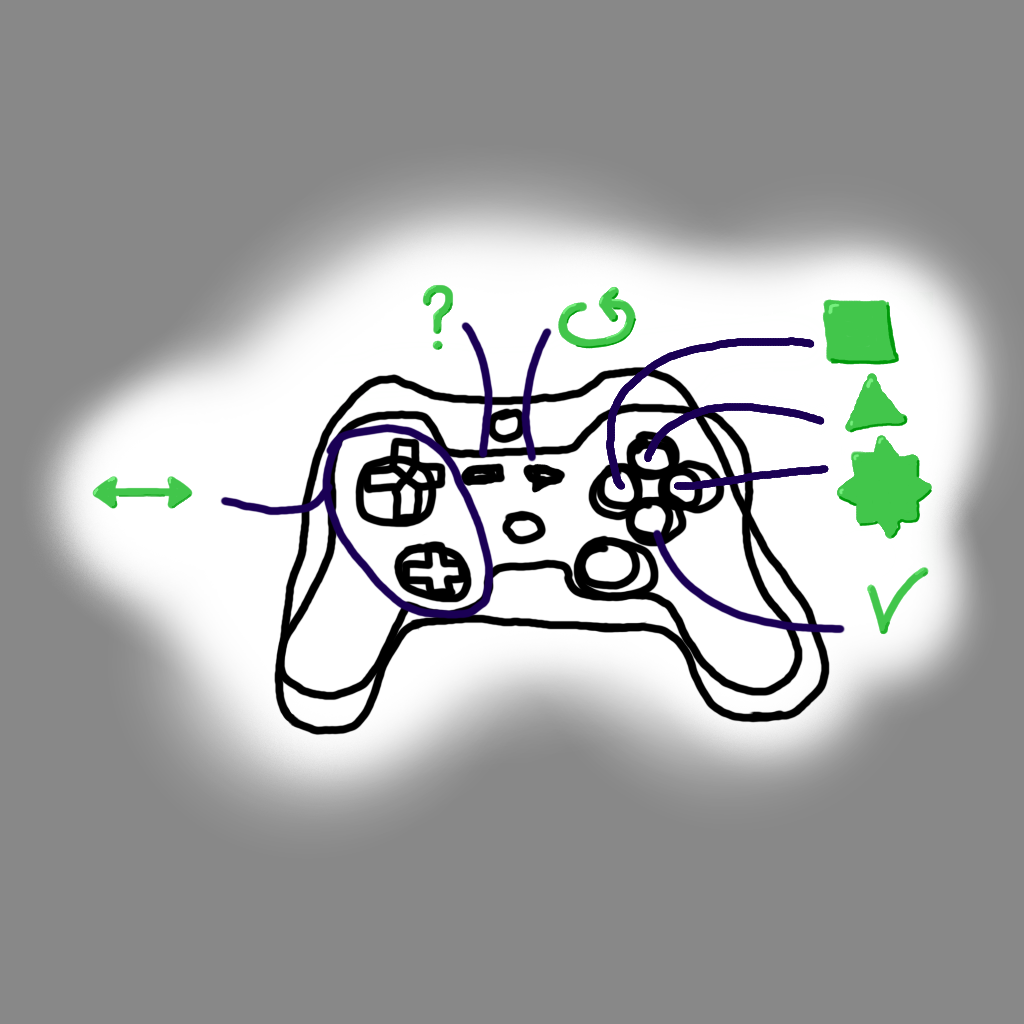
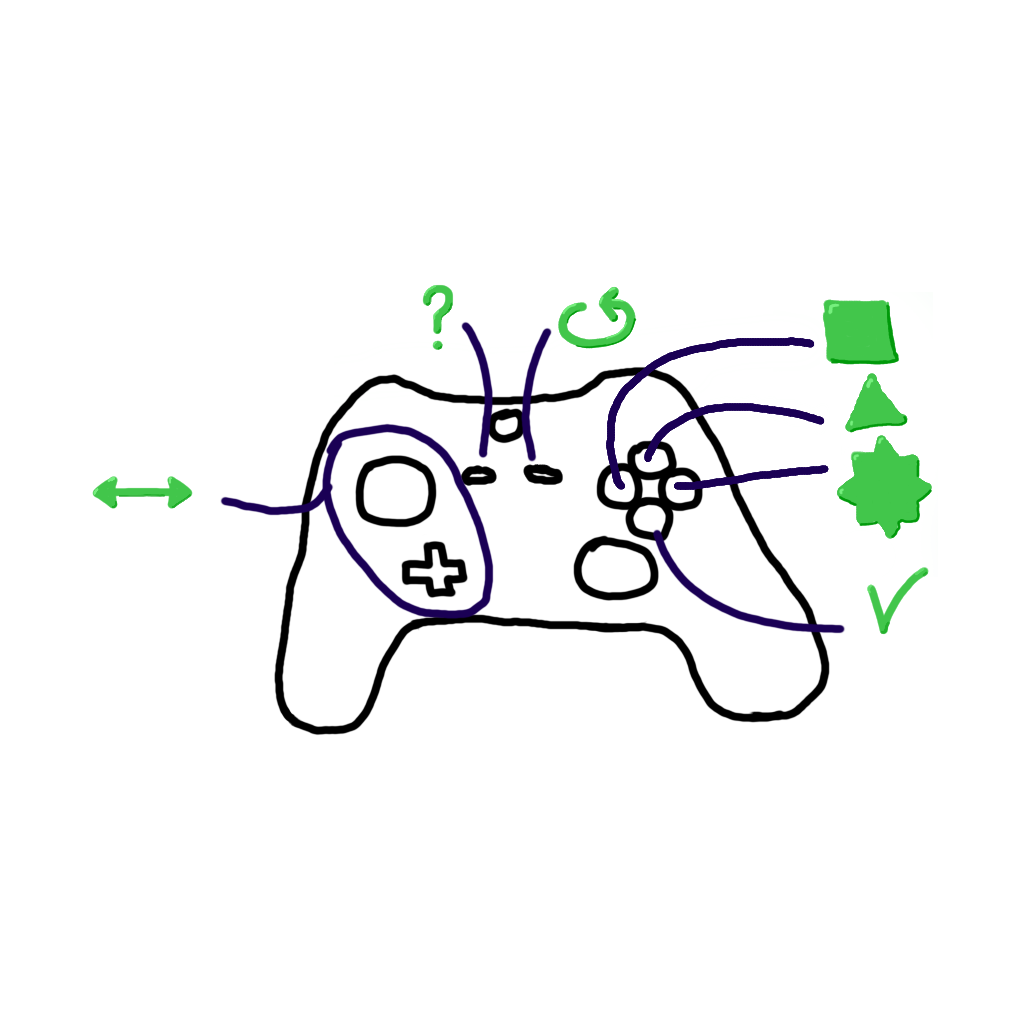
The second 1024×1024 image is a revision of the first. Changes to its layers:
hid "PS3 Controller" over [261, 402, 837, 721]
